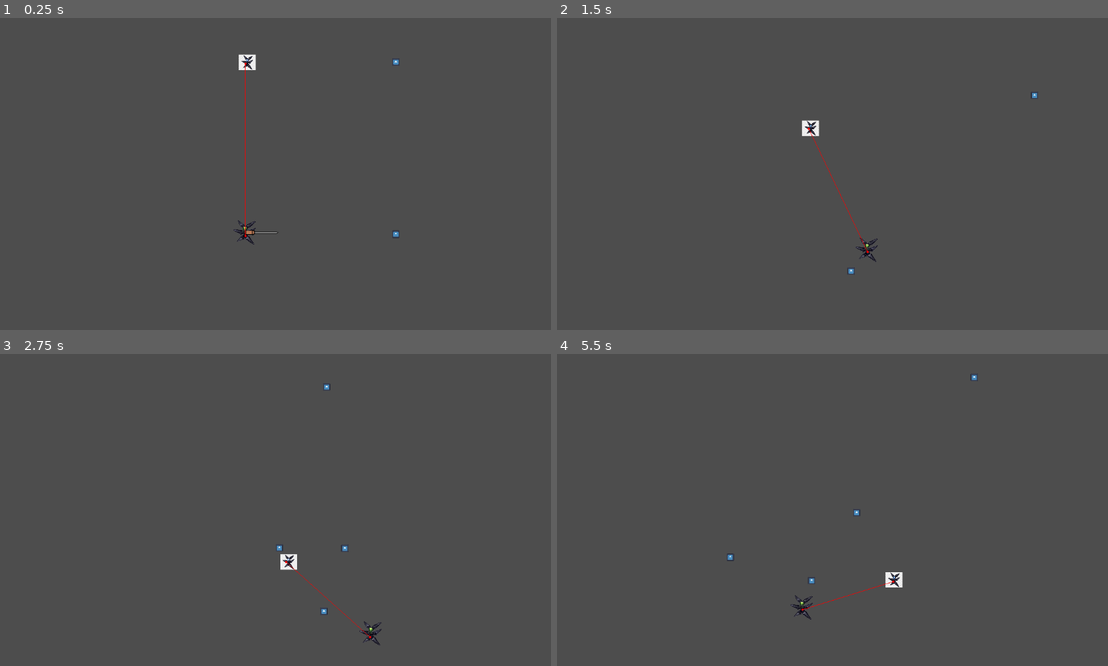
Above: before the commit, frames 1-4 (two rows, left to right).
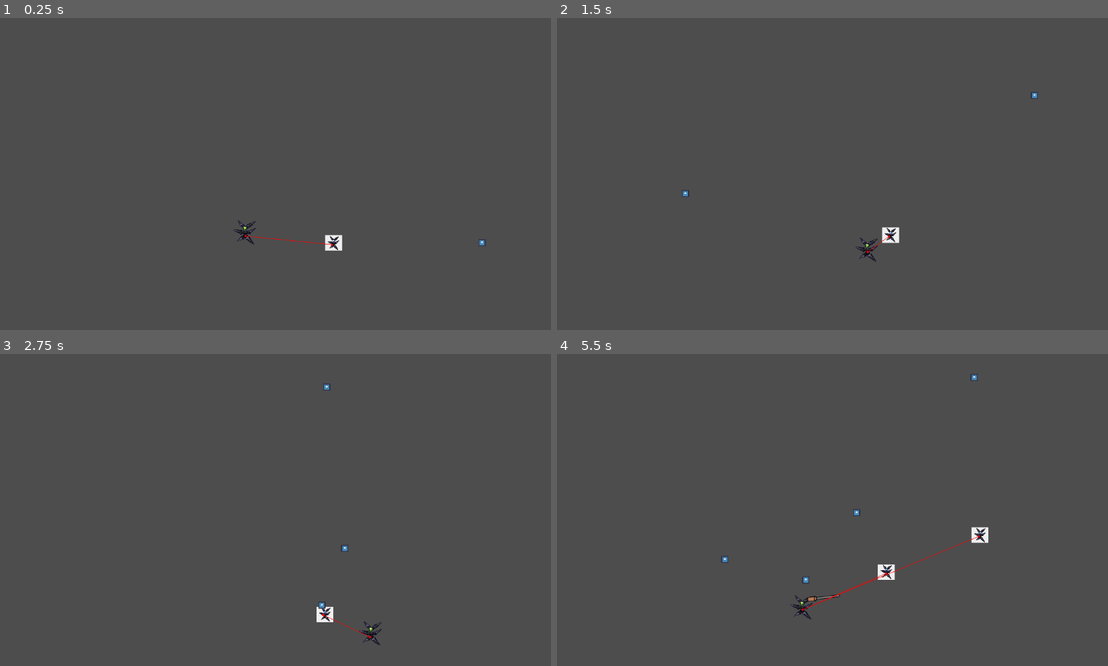
Above: after the commit, the same moments.

Repository: CharlesPatton/BrainlessGamejam
Game: Godot game, scene res://node_2d.tscn
Same seed, same stepped clock (60 frames per second), same inputs: the game is played once before the commit and once after it. The engine's default icon, where the game draws it, is replaced by a stand-in: a white triangle on a blue panel in a dark square.
Inputs (mouse positions are in pixels of both pictures, inside the frame that each line leads up to):
- Up to frame 1 (0.25 s): no input
- Up to frame 2 (1.5 s): move the mouse to (953, 158) at 0.52 s; press the mouse at (953, 158) at 0.53 s; hold D (right) 0.53-1.28 s; right-click (953, 158) at 0.8 s; move the mouse to (716, 189) at 1.27 s; release the mouse at (716, 189) at 1.28 s; hold S (down) from 1.28 s (still down); right-click (716, 189) at 1.35 s
- Up to frame 3 (2.75 s): click (159, 525) at 1.55 s; move the mouse to (330, 441) at 2.02 s; release S (down) at 2.03 s; press the mouse at (330, 441) at 2.03 s; hold D (right) from 2.03 s (still down); right-click (330, 441) at 2.3 s
- Up to frame 4 (5.5 s): move the mouse to (804, 572) at 2.77 s; release D (right) at 2.78 s; release the mouse at (804, 572) at 2.78 s; hold W (up) 2.78-3.53 s; right-click (804, 572) at 2.85 s; click (804, 572) at 3.05 s; move the mouse to (997, 556) at 3.52 s; press the mouse at (997, 556) at 3.53 s; hold A (left) 3.53-5.03 s; right-click (997, 556) at 3.8 s; move the mouse to (661, 463) at 4.27 s; release the mouse at (661, 463) at 4.28 s; right-click (661, 463) at 4.35 s; click (661, 463) at 4.55 s; move the mouse to (860, 510) at 5.02 s; press the mouse at (860, 510) at 5.03 s; hold S (down) from 5.03 s (still down); right-click (860, 510) at 5.3 s

The runs differ from the first frame. In frame 1, 0.5% of the frame differs, in the area x 43-89%, y 11-75%; in frame 2, 0.4%; in frame 3, 0.4%; in frame 4, 0.7%, in the area x 29-79%, y 55-82%.

Commit message:
enemies part 1

Diff:
--- a/something-game-jam/character_body_2d.gd
+++ b/something-game-jam/character_body_2d.gd
@@ -8,7 +8,7 @@
 #PLAYER THINGS
 var HEALTH = 20
 var MELEE_DAMAGE = 2
-var SWING_SPEED = 0.1
+var SWING_SPEED = 0.2
 var RANGE_DAMAGE = 1
 var SPEED = 3
 
@@ -35,6 +35,7 @@
 	if Input.is_action_pressed("shoot") and canShoot:
 		canShoot = false
 		var copyb = bullet.duplicate()
+		copyb.show()
 		copyb.position = self.position
 		var direction = (get_global_mouse_position() - global_position).normalized()
 		copyb.direction = direction
@@ -48,16 +49,20 @@
 		canSwing = false
 		weapon.show()
 
+		#gets angle of mouse in relation to weapon and rotates weapon to that angle
 		var direction = weapon.get_angle_to(get_global_mouse_position())
 		weapon.rotate(direction)
-		weapon.move_local_x(20)
+		weapon.move_local_x(20) #offset variable, can change if needed
 
-		weapon.rotate(-PI/6)
+		#rotates to starting angle and then tweens by SWING_SPEED to final angle
+		weapon.rotate(-PI/3)
+		print(weapon.rotation * 180/PI)
 
 		var tween = get_tree().create_tween()
-		tween.tween_property(weapon, "rotation", weapon.rotation + (PI/3), SWING_SPEED)
+		tween.tween_property(weapon, "rotation", weapon.rotation + (2 * PI/3), SWING_SPEED)
 
 		await get_tree().create_timer(SWING_SPEED).timeout
+		print(weapon.rotation * 180/PI)
 		endSwing()
 
 
@@ -74,3 +79,14 @@
 
 func _on_swing_cooldown_timeout():
 	canSwing = true
+
+
+func _on_bullet_area_entered(area):
+	#HEALTH -= 1
+	pass
+
+
+func _on_player_hit_box_area_entered(area):
+	print(area.name)
+	if area.name == "bullet":
+		print("hit")
--- a/something-game-jam/character_body_2d_2.gd
+++ b/something-game-jam/character_body_2d_2.gd
@@ -12,6 +12,10 @@
 @onready var player = get_tree().current_scene.get_node("player")
 @onready var direction : Vector2
 
+
+func _ready():
+	var random = RandomNumberGenerator.new()
+	global_position = Vector2(random.randi_range(100, 1000), random.randi_range(100, 550))
 
 func _physics_process(delta: float) -> void:
 	if health < 1:
@@ -50,7 +54,8 @@
 	if canShoot:
 		canShoot = false
 		var copyb = bullet.duplicate()
-		var direction = (get_parent().get_node("player").global_position - global_position).normalized()
+		copyb.name = "bullet"
+		var direction = (get_parent().get_parent().get_node("player").global_position - global_position).normalized()
 		copyb.position = self.position
 		copyb.direction = direction
 		await get_tree().create_timer(.2).timeout
--- a/something-game-jam/main.gd
+++ b/something-game-jam/main.gd
@@ -1,7 +1,21 @@
 extends Node2D
 
-@onready var copyEnemy = $enemy.duplicate()
+@onready var enemies = $enemies
+@onready var copyEnemy = $enemies/enemy.duplicate()
+@onready var player = $player
+var random = RandomNumberGenerator.new()
+
+func _ready():
+	var num_enemies = random.randi_range(3, 10)
+	for i in range(num_enemies):
+		await get_tree().create_timer(5 + i).timeout
+		enemies.add_child(copyEnemy)
+
 
 func _process(delta: float) -> void:
-	if not $enemy:
+	if enemies.get_child_count() == 0:
+		print("ENEMIES GONE")
 		get_tree().change_scene_to_file("res://map.tscn")
+	elif player.HEALTH <= 0:
+		print("DIED")
+		get_tree().change_scene_to_file("res://map.tscn")
--- a/something-game-jam/map.gd
+++ b/something-game-jam/map.gd
@@ -1,6 +1,4 @@
 extends Control
-
-
 
 # Called when the node enters the scene tree for the first time.
 func _ready():
--- a/something-game-jam/node_2d.tscn
+++ b/something-game-jam/node_2d.tscn
@@ -17,8 +17,8 @@
 [sub_resource type="RectangleShape2D" id="RectangleShape2D_rj586"]
 size = Vector2(70.875, 9)
 
-[sub_resource type="RectangleShape2D" id="RectangleShape2D_d21ai"]
-size = Vector2(37, 33)
+[sub_resource type="RectangleShape2D" id="RectangleShape2D_ir8iy"]
+size = Vector2(53, 57)
 
 [sub_resource type="NavigationPolygon" id="NavigationPolygon_rj586"]
 vertices = PackedVector2Array(1115.0078, 624.96094, 23.007813, 621.03125, 23.976563, 15.9921875, 1115.9766, 15)
@@ -27,6 +27,9 @@
 
 [sub_resource type="RectangleShape2D" id="RectangleShape2D_4d7sh"]
 size = Vector2(20, 606)
+
+[sub_resource type="RectangleShape2D" id="RectangleShape2D_d21ai"]
+size = Vector2(37, 33)
 
 [node name="Node2D" type="Node2D" unique_id=426656197]
 script = ExtResource("1_d21ai")
@@ -46,6 +49,7 @@
 
 [node name="bullet" type="Area2D" parent="player" unique_id=205223086]
 unique_name_in_owner = true
+visible = false
 position = Vector2(-1, -5)
 collision_layer = 2
 script = ExtResource("4_q6r6c")
@@ -63,6 +67,7 @@
 [node name="ShootCoolDown" type="Timer" parent="player" unique_id=1489054631]
 
 [node name="weapon" type="Area2D" parent="player" unique_id=1831538507]
+visible = false
 position = Vector2(1, -5)
 
 [node name="CollisionShape2D" type="CollisionShape2D" parent="player/weapon" unique_id=193124484]
@@ -77,49 +82,15 @@
 [node name="swingCooldown" type="Timer" parent="player" unique_id=1231052410]
 wait_time = 0.5
 
-[node name="enemy" type="CharacterBody2D" parent="." unique_id=1616742647]
-position = Vector2(519, 90)
-script = ExtResource("5_kdubu")
-npc_state = 1
+[node name="playerHitBox" type="Area2D" parent="player" unique_id=1290796112]
+collision_mask = 4
 
-[node name="hitShape" type="Area2D" parent="enemy" unique_id=1210420208]
-collision_mask = 2
-
-[node name="hitDetectionShape" type="CollisionShape2D" parent="enemy/hitShape" unique_id=2033547012]
-position = Vector2(1, -2.5)
-shape = SubResource("RectangleShape2D_d21ai")
-
-[node name="shape" type="CollisionShape2D" parent="enemy" unique_id=705294434]
-position = Vector2(1, -2.5)
-shape = SubResource("RectangleShape2D_d21ai")
-
-[node name="Sprite2D" type="Sprite2D" parent="enemy" unique_id=220554073]
-position = Vector2(3.5, -3)
-scale = Vector2(0.07383971, 0.08)
-texture = ExtResource("3_q6r6c")
-
-[node name="bullet" type="Area2D" parent="enemy" unique_id=2111196083]
-position = Vector2(-1, -5)
-collision_layer = 4
-script = ExtResource("4_q6r6c")
-
-[node name="CollisionShape2D" type="CollisionShape2D" parent="enemy/bullet" unique_id=627546963]
-shape = SubResource("RectangleShape2D_q6r6c")
-
-[node name="Sprite2D" type="Sprite2D" parent="enemy/bullet" unique_id=1649766637]
-position = Vector2(-9.536743e-07, 1.000001)
-scale = Vector2(0.11718753, 0.12109376)
-texture = ExtResource("4_0hol4")
-
-[node name="Timer" type="Timer" parent="enemy/bullet" unique_id=152334027]
-
-[node name="ShootCoolDown" type="Timer" parent="enemy" unique_id=140945692]
-autostart = true
-
-[node name="NavigationAgent2D" type="NavigationAgent2D" parent="enemy" unique_id=914926041]
-debug_enabled = true
+[node name="CollisionShape2D" type="CollisionShape2D" parent="player/playerHitBox" unique_id=96223237]
+position = Vector2(-0.5, -7.5)
+shape = SubResource("RectangleShape2D_ir8iy")
 
 [node name="NavigationRegion2D" type="NavigationRegion2D" parent="." unique_id=11760853]
+visible = false
 navigation_polygon = SubResource("NavigationPolygon_rj586")
 
 [node name="StaticBody2D" type="StaticBody2D" parent="." unique_id=1811948047]
@@ -154,9 +125,55 @@
 position = Vector2(0, 23)
 shape = SubResource("RectangleShape2D_4d7sh")
 
+[node name="enemies" type="Node2D" parent="." unique_id=1305229257]
+
+[node name="enemy" type="CharacterBody2D" parent="enemies" unique_id=1616742647]
+position = Vector2(519, 90)
+script = ExtResource("5_kdubu")
+npc_state = 1
+
+[node name="hitShape" type="Area2D" parent="enemies/enemy" unique_id=1210420208]
+collision_mask = 2
+
+[node name="hitDetectionShape" type="CollisionShape2D" parent="enemies/enemy/hitShape" unique_id=2033547012]
+position = Vector2(1, -2.5)
+shape = SubResource("RectangleShape2D_d21ai")
+
+[node name="shape" type="CollisionShape2D" parent="enemies/enemy" unique_id=705294434]
+position = Vector2(1, -2.5)
+shape = SubResource("RectangleShape2D_d21ai")
+
+[node name="Sprite2D" type="Sprite2D" parent="enemies/enemy" unique_id=220554073]
+position = Vector2(3.5, -3)
+scale = Vector2(0.07383971, 0.08)
+texture = ExtResource("3_q6r6c")
+
+[node name="bullet" type="Area2D" parent="enemies/enemy" unique_id=2111196083]
+position = Vector2(-1, -5)
+collision_layer = 4
+script = ExtResource("4_q6r6c")
+
+[node name="CollisionShape2D" type="CollisionShape2D" parent="enemies/enemy/bullet" unique_id=627546963]
+shape = SubResource("RectangleShape2D_q6r6c")
+
+[node name="Sprite2D" type="Sprite2D" parent="enemies/enemy/bullet" unique_id=1649766637]
+position = Vector2(-9.536743e-07, 1.000001)
+scale = Vector2(0.11718753, 0.12109376)
+texture = ExtResource("4_0hol4")
+
+[node name="Timer" type="Timer" parent="enemies/enemy/bullet" unique_id=152334027]
+
+[node name="ShootCoolDown" type="Timer" parent="enemies/enemy" unique_id=140945692]
+autostart = true
+
+[node name="NavigationAgent2D" type="NavigationAgent2D" parent="enemies/enemy" unique_id=914926041]
+debug_enabled = true
+
 [connection signal="timeout" from="player/bullet/Timer" to="player/bullet" method="_on_timer_timeout"]
 [connection signal="timeout" from="player/ShootCoolDown" to="player" method="_on_shoot_cool_down_timeout"]
 [connection signal="timeout" from="player/swingCooldown" to="player" method="_on_swing_cooldown_timeout"]
-[connection signal="area_entered" from="enemy/hitShape" to="enemy" method="_on_hit_shape_area_entered"]
-[connection signal="timeout" from="enemy/bullet/Timer" to="enemy/bullet" method="_on_timer_timeout"]
-[connection signal="timeout" from="enemy/ShootCoolDown" to="enemy" method="_on_shoot_cool_down_timeout"]
+[connection signal="area_entered" from="player/playerHitBox" to="player" method="_on_player_hit_box_area_entered"]
+[connection signal="area_entered" from="enemies/enemy/hitShape" to="enemies/enemy" method="_on_hit_shape_area_entered"]
+[connection signal="area_entered" from="enemies/enemy/bullet" to="player" method="_on_bullet_area_entered"]
+[connection signal="timeout" from="enemies/enemy/bullet/Timer" to="enemies/enemy/bullet" method="_on_timer_timeout"]
+[connection signal="timeout" from="enemies/enemy/ShootCoolDown" to="enemies/enemy" method="_on_shoot_cool_down_timeout"]
